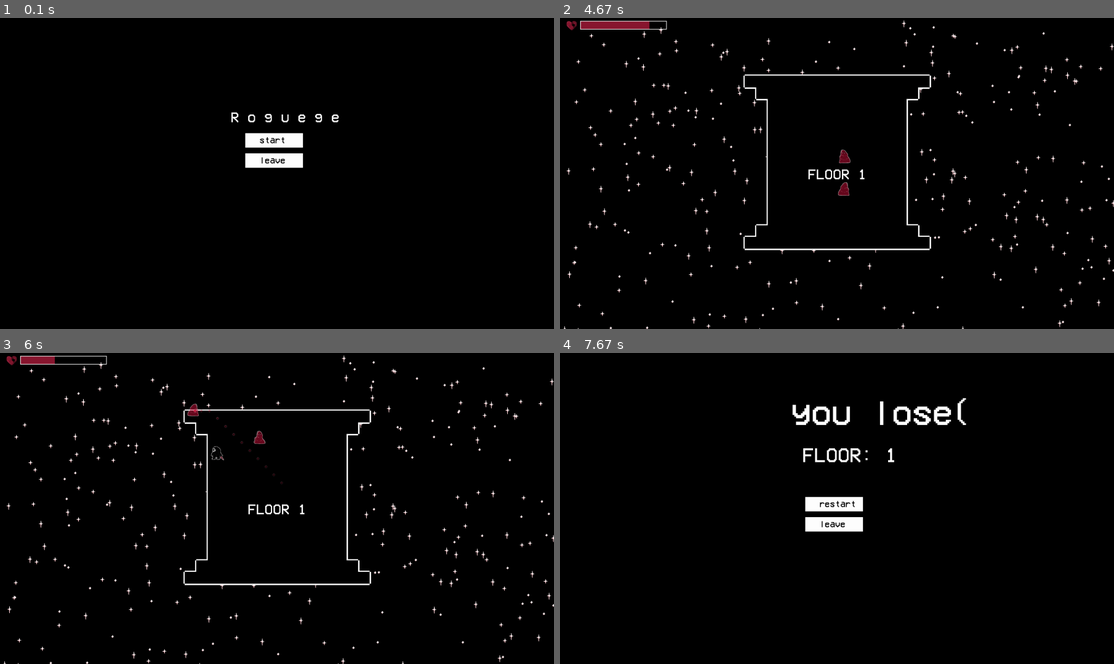
Above: before the commit, frames 1-4 (two rows, left to right).
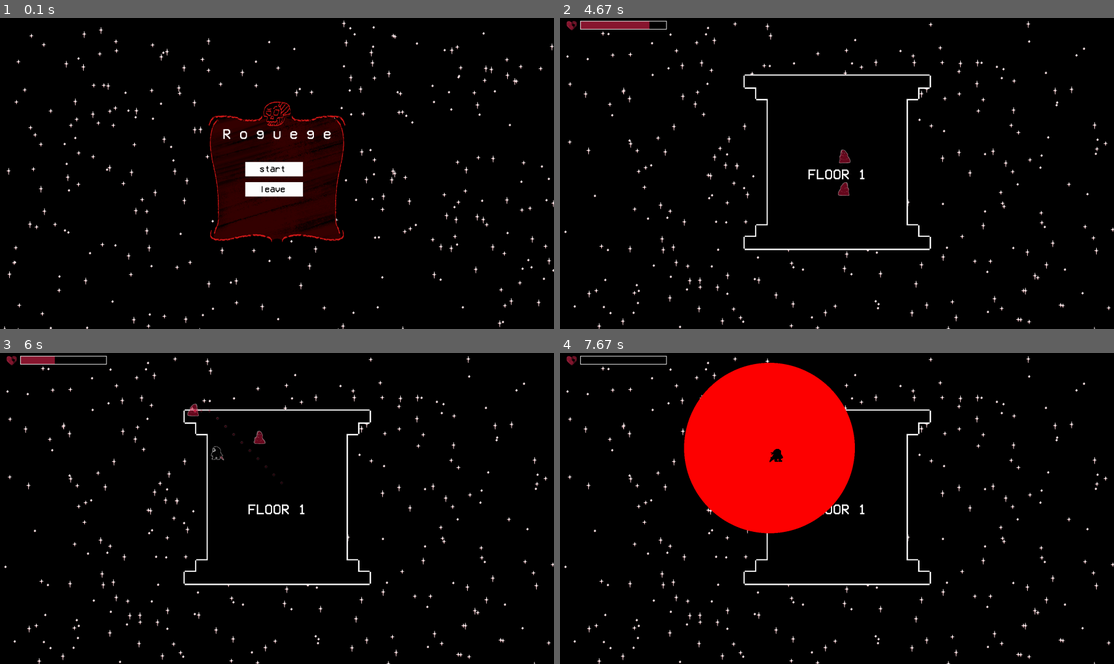
Above: after the commit, the same moments.

Repository: myatnyi/pygame-project
Game: pygame game, started from main.py
Same seed, same stepped clock (60 frames per second), same inputs: the game is played once before the commit and once after it.
Inputs (mouse positions are in pixels of both pictures, inside the frame that each line leads up to):
- Up to frame 1 (0.1 s): no input
- Up to frame 2 (4.67 s): click "start" at 0.38 s
- Up to frame 3 (6 s): click (132, 393) at 4.95 s; hold Down 5.23-5.7 s; hold Left from 5.73 s (still down)
- Up to frame 4 (7.67 s): release Left at 6.2 s

The runs differ from the first frame. In frame 1, 9.6% of the frame differs, in the area x 0-100%, y 0-100%; in frame 2, 2.6%; in frame 3, 2.6%; in frame 4, 16%.

Commit message:
меню + анимация смерти

Diff:
--- a/main.py
+++ b/main.py
@@ -121,22 +121,37 @@
         pygame.display.flip()
 
 
+def death_animation(player):
+    radius = 1
+    while True:
+        pygame.draw.circle(screen, 'red', (player.rect.x, player.rect.y), radius)
+        print(radius)
+        radius = math.ceil(radius * 1.02)
+        shadow = Shadow(screen, player.img, player.rect.x, player.rect.y, (0, 0, 0), 0)
+        shadow.update()
+        if radius > WIDTH * 2:
+            return
+        pygame.display.flip()
+
+
+
 def start_screen():
-    start_game_btn = Button(200, 50, 850, 400, 'start', MenuSM.START, 30)
-    leave_game_btn = Button(200, 50, 850, 470, 'leave', MenuSM.LEAVE, 30)
-    print_text('R o g u e g e', 800, 320, 'white', 50)
-
+    bg = Background()
+    start_game_btn = Button(200, 50, 850, 500, 'start', MenuSM.START, 30)
+    leave_game_btn = Button(200, 50, 850, 570, 'leave', MenuSM.LEAVE, 30)
+    fon = pygame.image.load(os.path.join(pathlib.Path(__file__).parent.resolve(), 'data', 'menu.png'))
+    print_text('R o g u e g e', WIDTH // 2, 400, 'white', 50, centered=True)
     while True:
         for event in pygame.event.get():
             if event.type == pygame.QUIT:
                 terminate()
-            elif event.type == pygame.KEYDOWN or \
-                    event.type == pygame.MOUSEBUTTONDOWN:
-                return
 
         if STATE != MenuSM.MENU:
             return
-
+        screen.fill('black')
+        bg.update()
+        screen.blit(fon, ((WIDTH - fon.get_size()[0]) // 2, (HEIGHT - fon.get_size()[1]) // 2))
+        print_text('R o g u e g e', WIDTH // 2, 400, 'white', 50, centered=True)
         start_game_btn.draw()
         leave_game_btn.draw()
         pygame.display.flip()
@@ -146,10 +161,12 @@
 def final_screen():
     global FLOOR
     screen.fill('black')
-    restart_game_btn = Button(200, 50, 850, 500, 'restart', MenuSM.START, 30)
-    leave_game_btn = Button(200, 50, 850, 570, 'leave', MenuSM.LEAVE, 30)
-    print_text('you lose(', 800, 150, 'white', 120)
-    print_text(f'FLOOR: {FLOOR}', 840, 320, 'white', 70)
+    bg = Background(negative=True)
+    fon = pygame.image.load(os.path.join(pathlib.Path(__file__).parent.resolve(), 'data', 'menu.png'))
+    restart_game_btn = Button(200, 50, 850, 600, 'restart', MenuSM.START, 30)
+    leave_game_btn = Button(200, 50, 850, 670, 'leave', MenuSM.LEAVE, 30)
+    print_text('you lose(', WIDTH // 2, 400, 'red', 80, centered=True)
+    print_text(f'FLOOR: {FLOOR}', WIDTH // 2, 500, 'white', 70, centered=True)
     pygame.mixer.music.load(os.path.join('data', 'menu_or_final.mp3'))
     pygame.mixer.music.play(-1)
     pygame.mixer.music.set_volume(0.1)
@@ -157,13 +174,14 @@
         for event in pygame.event.get():
             if event.type == pygame.QUIT:
                 terminate()
-            elif event.type == pygame.KEYDOWN or \
-                    event.type == pygame.MOUSEBUTTONDOWN:
-                return
 
         if STATE != MenuSM.FINAL:
             return
-
+        screen.fill('black')
+        bg.update()
+        screen.blit(fon, ((WIDTH - fon.get_size()[0]) // 2, (HEIGHT - fon.get_size()[1]) // 2))
+        print_text('you lose(', WIDTH // 2, 400, 'red', 80, centered=True)
+        print_text(f'FLOOR: {FLOOR}', WIDTH // 2, 500, 'white', 70, centered=True)
         restart_game_btn.draw()
         leave_game_btn.draw()
         pygame.display.flip()
@@ -252,6 +270,9 @@
     while True:
         transition('black')
         level(player, all_sprites)
+        if STATE == MenuSM.FINAL:
+            death_animation(player)
+            transition('black')
         if STATE != MenuSM.START:
             return
         cards(player)
Binary file added: data/menu.png
